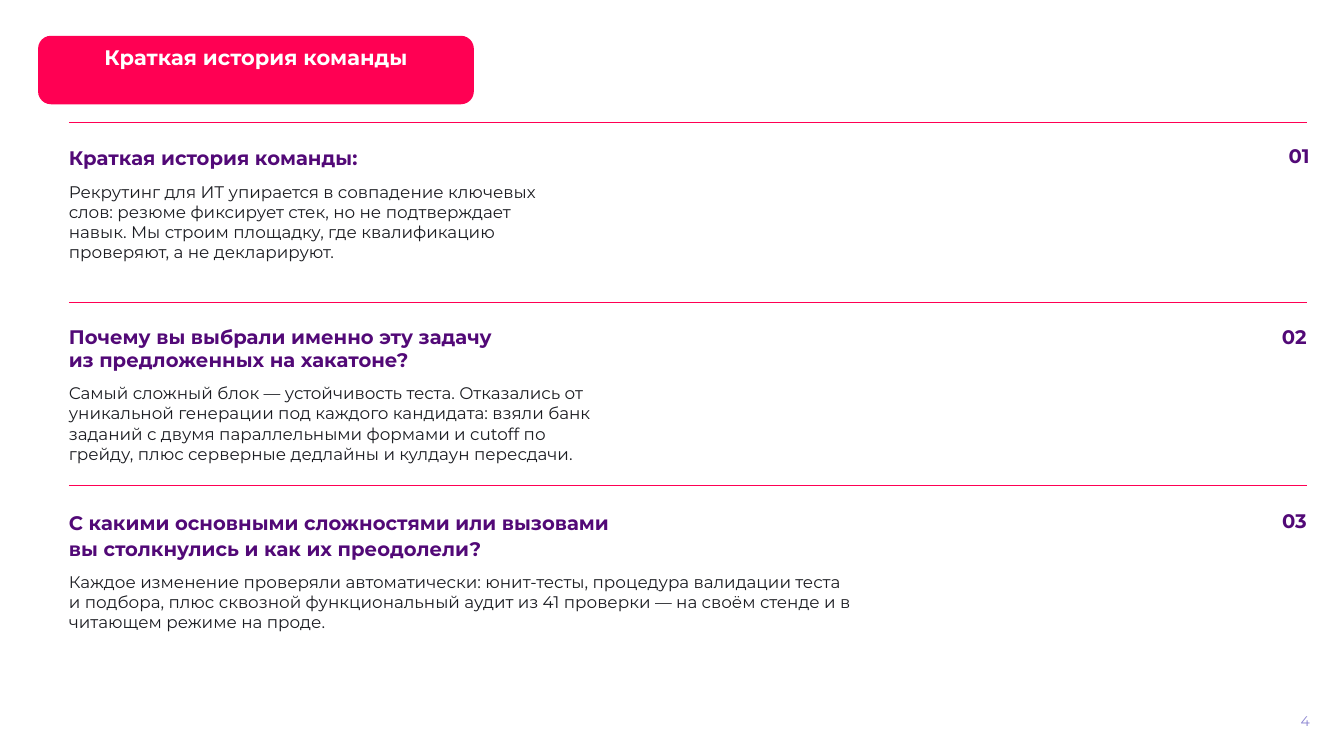
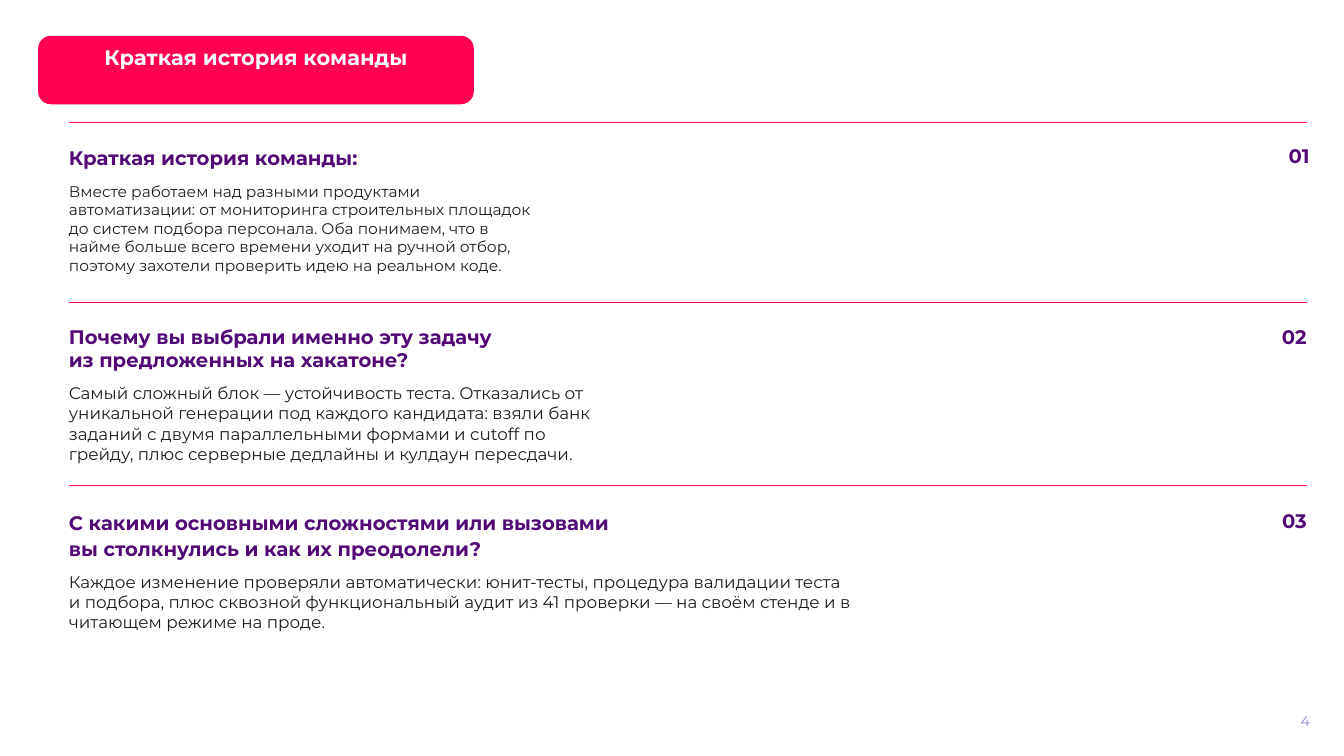
Before and after one commit to BaskovKonstantin/handcheck, a slide deck: slide 4 of docs/presentation/HandCheck-ФСП-2026.pptx. Drawn at 1344x756 pixels with LibreOffice and Linux fonts; fonts in the diff are those of the drawing; background and template pictures are left out. Boxes give left, top, right and bottom in pixels: in the first picture for what was removed or moved away, otherwise in the second. Text is boxed around its words. In the diff, an @@ line names an element or a change of style, - is before the commit and + after.

```diff
--- a/docs/presentation/HandCheck-ФСП-2026.pptx
+++ b/docs/presentation/HandCheck-ФСП-2026.pptx
@@ text at box(69, 185, 530, 274): text changed; size 12 to 11 pt @@
-Рекрутинг для ИТ упирается в совпадение ключевых слов: резюме фиксирует стек, но не подтверждает навык. Мы строим площадку, где квалификацию проверяют, а не декларируют.
+Вместе работаем над разными продуктами автоматизации: от мониторинга строительных площадок до систем подбора персонала. Оба понимаем, что в найме больше всего времени уходит на ручной отбор, поэтому захотели проверить идею на реальном коде.
```
Also in this commit, not shown: 3 other slides changed, 12 other files.
